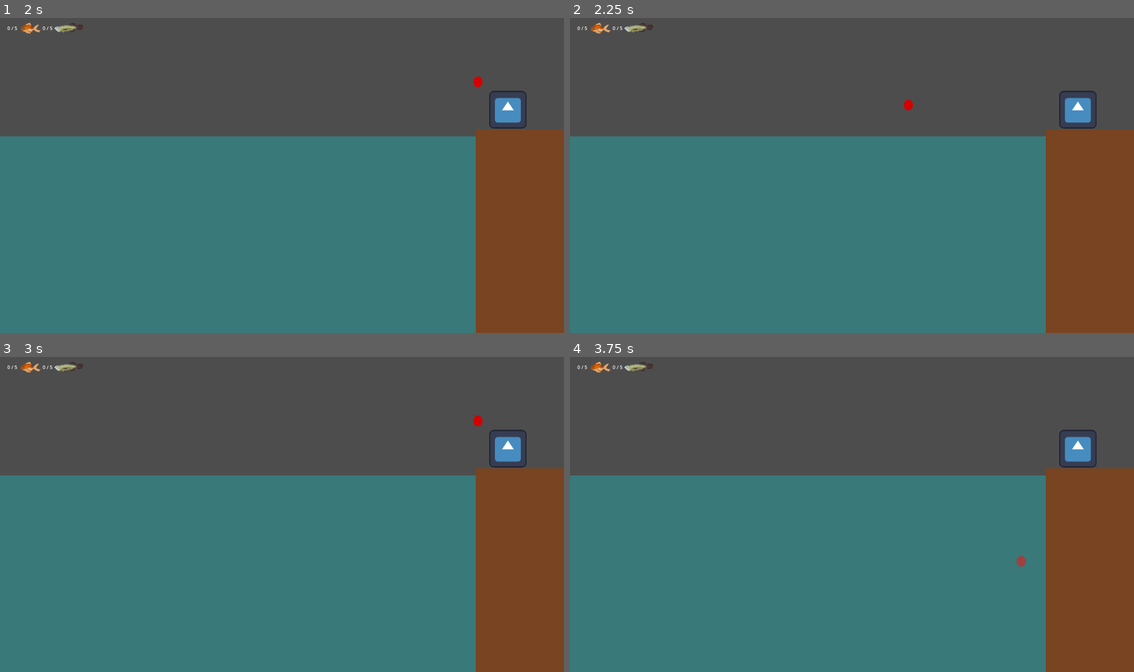
Above: before the commit, frames 1-4 (two rows, left to right).
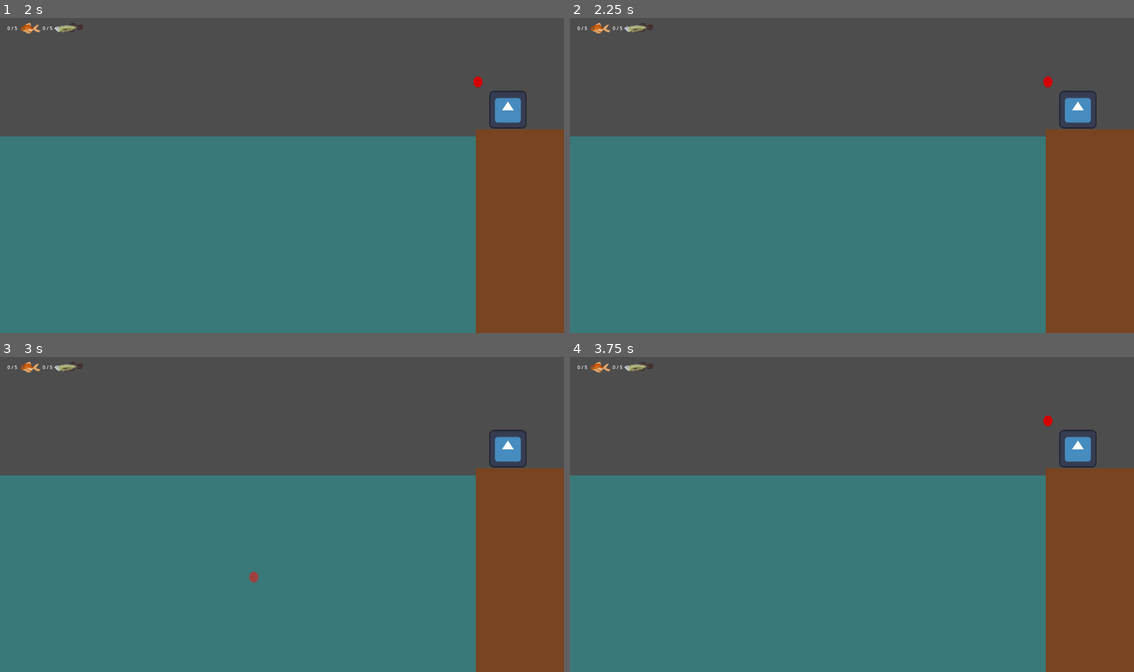
Above: after the commit, the same moments.

Repository: RajwolChapagain/Fishing-Mini-Game
Game: Godot game, scene res://main.tscn
The game is run twice, just before and just after one commit, with the same random seed, the same clock (stepped at 60 frames per second) and the same inputs. The engine's default icon, where the game draws it, is replaced by a stand-in: a white triangle on a blue panel in a dark square.
Inputs (mouse positions are in pixels of both pictures, inside the frame that each line leads up to):
- Up to frame 1 (2 s): tap Enter at 0.5 s; move the mouse to (406, 159) at 0.52 s; press the mouse at (406, 159) at 0.53 s; tap Space at 1.25 s; move the mouse to (169, 191) at 1.27 s; release the mouse at (169, 191) at 1.28 s; click (169, 191) at 1.35 s
- Up to frame 2 (2.25 s): tap Enter at 2 s; move the mouse to (908, 106) at 2.02 s; press the mouse at (908, 106) at 2.03 s
- Up to frame 3 (3 s): tap Space at 2.75 s; move the mouse to (253, 577) at 2.77 s; release the mouse at (253, 577) at 2.78 s; click (253, 577) at 2.85 s
- Up to frame 4 (3.75 s): tap Enter at 3.5 s; move the mouse to (1021, 561) at 3.52 s; press the mouse at (1021, 561) at 3.53 s

Frame 1 is identical in both runs. In frame 2, less than 0.1% of the frame differs, in the area x 59-86%, y 18-30%; in frame 3, less than 0.1%; in frame 4, less than 0.1%.

Commit message:
Make fisherman only throw below water

Diff:
--- a/level1/level_1.gd
+++ b/level1/level_1.gd
@@ -6,6 +6,7 @@
 func _ready():
 	$Spawner.water_level = $Water.global_position.y - $Water.texture.get_height() / 2
 	$Spawner.shore_line = $Shore.global_position.x - $Shore.texture.get_width() / 2
+	$Fisherman.water_level = $Water.global_position.y - $Water.texture.get_height() / 2
 	$HUD.set_num_small_fish_to_catch(small_fish_to_catch)
 	$HUD.set_num_medium_fish_to_catch(medium_fish_to_catch)
 
